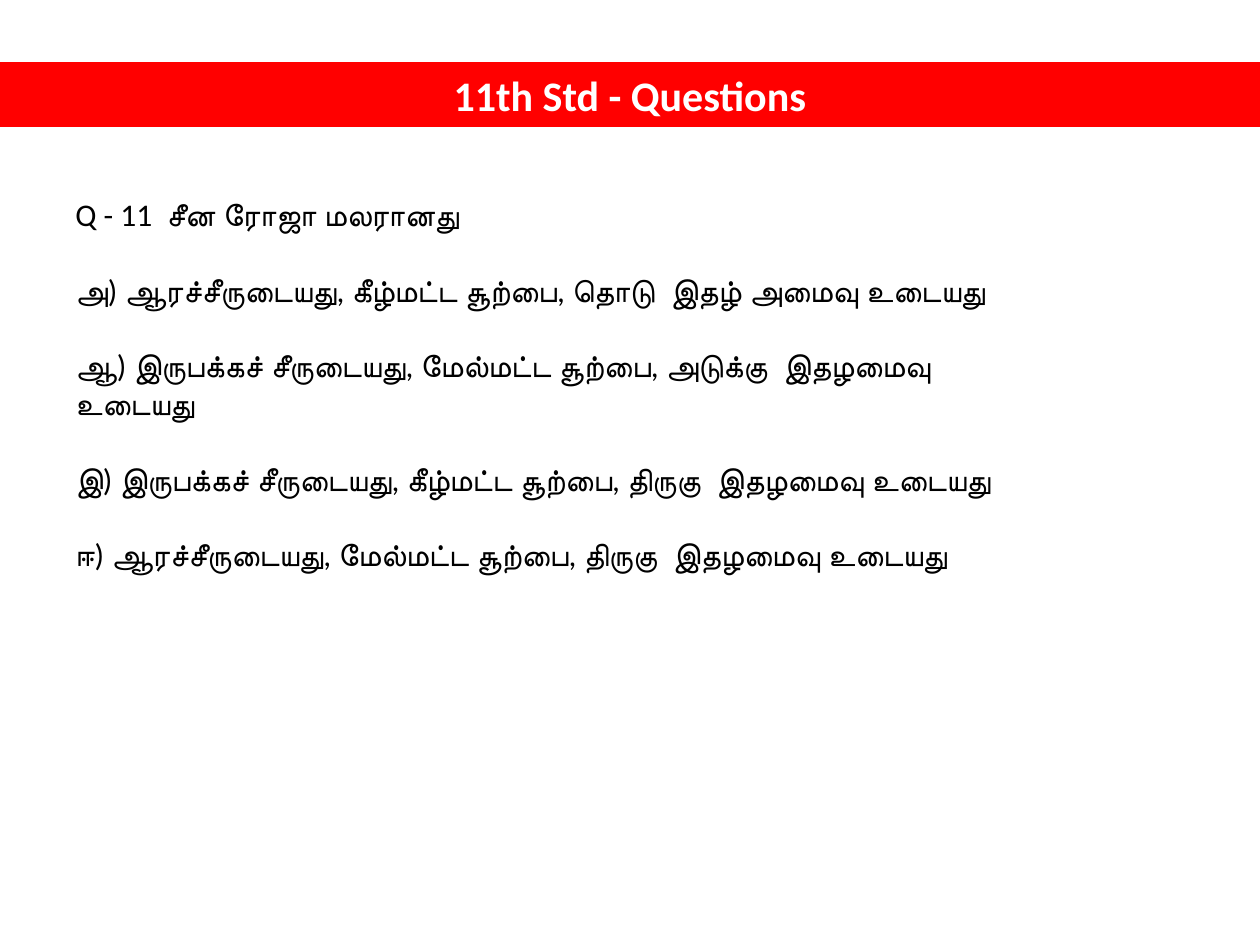
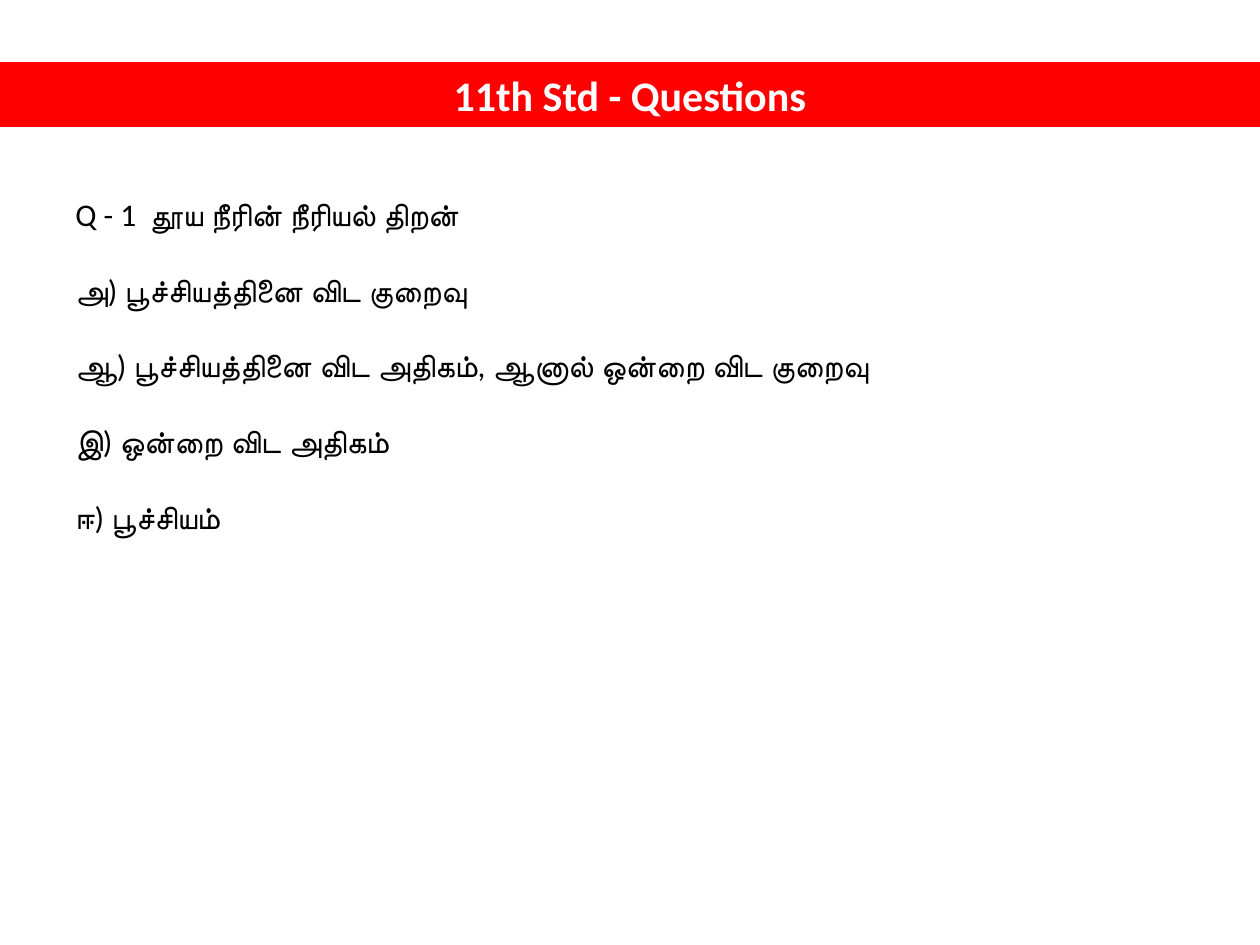
Before and after one commit to tvmani/tvmani.github.io, a slide deck: slide 1 of tamil_biology/NEET_BIOLOGY_001.pptx (slide 19 before the commit). Drawn at 1260x945 pixels with LibreOffice and Linux fonts; fonts in the diff are those of the drawing. Boxes give left, top, right and bottom in pixels: in the first picture for what was removed or moved away, otherwise in the second. Text is boxed around its words. In the diff, an @@ line names an element or a change of style, - is before the commit and + after.

```diff
--- a/tamil_biology/NEET_BIOLOGY_001.pptx
+++ b/tamil_biology/NEET_BIOLOGY_001.pptx
@@ text at [75, 203, 868, 538]: text changed @@
-Q - 11 சீன ரோஜா மலரானது
-அ) ஆரச்சீருடையது, கீழ்மட்ட சூற்பை, தொடு இதழ் அமைவு உடையது
-ஆ) இருபக்கச் சீருடையது, மேல்மட்ட சூற்பை, அடுக்கு இதழமைவு உடையது
-இ) இருபக்கச் சீருடையது, கீழ்மட்ட சூற்பை, திருகு இதழமைவு உடையது
-ஈ) ஆரச்சீருடையது, மேல்மட்ட சூற்பை, திருகு இதழமைவு உடையது
+Q - 1 தூய நீரின் நீரியல் திறன்
+அ) பூச்சியத்தினை விட குறைவு
+ஆ) பூச்சியத்தினை விட அதிகம், ஆனால் ஒன்றை விட குறைவு
+இ) ஒன்றை விட அதிகம்
+ஈ) பூச்சியம்
```
Also in this commit, not shown: 27 other slides changed, 96 slides added, 3 other files.
